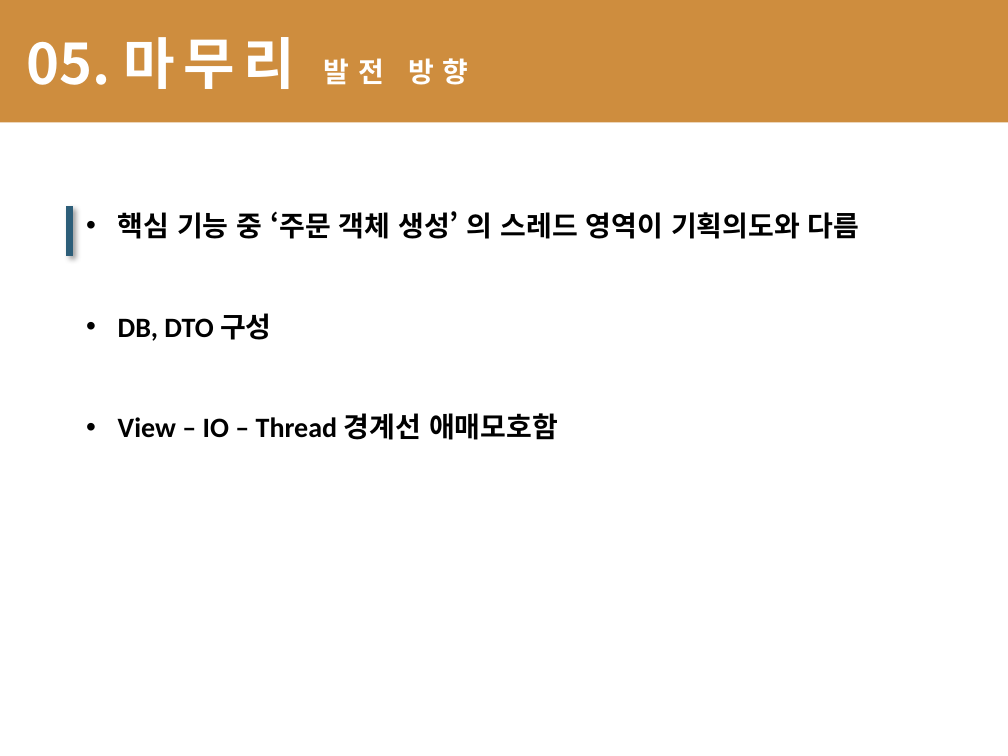
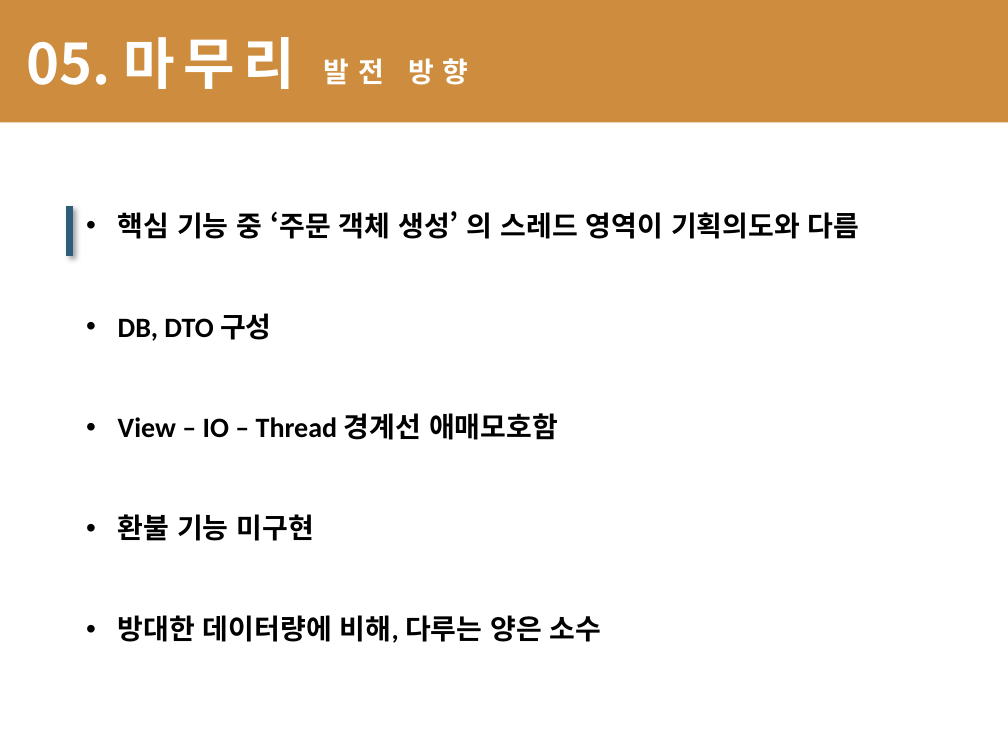
Before and after one commit to jyson19/siatBread, a slide deck: slide 15 of document/team_project(siatBread).pptx. Drawn at 1008x756 pixels with LibreOffice and Linux fonts; fonts in the diff are those of the drawing. Boxes give left, top, right and bottom in pixels: in the first picture for what was removed or moved away, otherwise in the second. Text is boxed around its words. In the diff, an @@ line names an element or a change of style, - is before the commit and + after.

Commit message:
[mod] 기능정의서 수정

```diff
--- a/document/team_project(siatBread).pptx
+++ b/document/team_project(siatBread).pptx
@@ text at [118,514,602,643]: paragraphs added @@
+• 환불 기능 미구현
+• 방대한 데이터량에 비해, 다루는 양은 소수
```
Also in this commit, not shown: 1 other slide changed, 20 other files.
